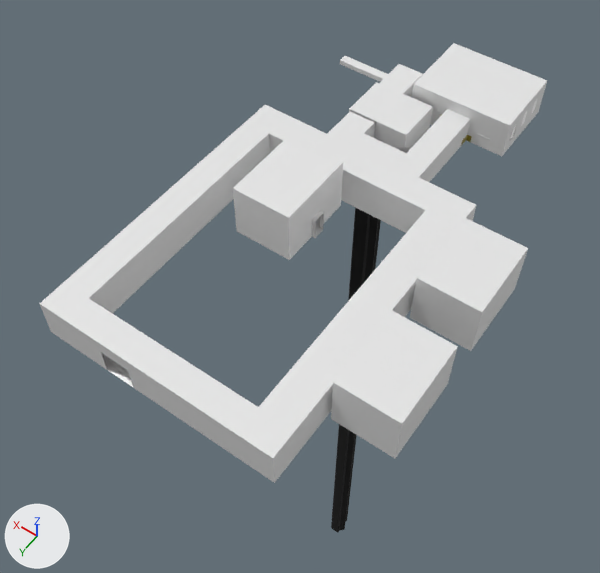
A saved change to the Blender file Assets/Art/Environment/Structures/Inside Prison/kidney room.blend.
Rendered twice from a camera (50 mm lens) standing at (-224.0, 428.0, 421.0) and looking at (62.0, 28.0, -208.0). The axes (+X, +Y, +Z) are drawn at lower left. The lights are the same throughout.

In view in the first picture: 'Floor', 'Hallway Loop', 'Roofs', 'Solitary Room', 'Solitary Room.001', 'Solitary Room.002', 'Walls'.
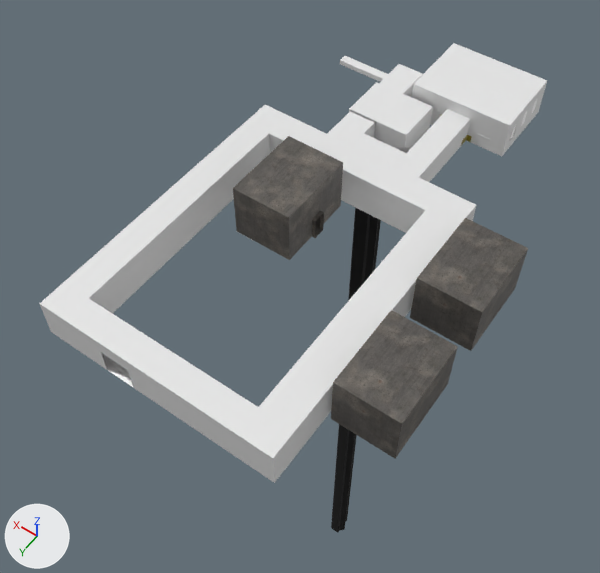
Edits to the scene script, one JSON object a line:
```json
{"op": "add", "block": "img_concrete044c_1k_jpg_color_jpg", "code": ["img_concrete044c_1k_jpg_color_jpg = load_image('Concrete044C_1K-JPG_Color.jpg', '../../../Materials/Concrete044C_1K-JPG/Concrete044C_1K-JPG_Color.jpg', 1024, 1024, 'sRGB')"]}
{"op": "remove", "block": "mat_material_001", "code": "mat_material_001.base_color = (0.8, 0.8, 0.8)  # white #e7e7e7"}
{"op": "add", "block": "mat_material_001", "code": "mat_material_001.texture = img_concrete044c_1k_jpg_color_jpg"}
```

Boxes [x1, y1, x2, y2] around the edits, measured in the pictures (600 x 573 px):
```json
{"object": "Solitary Room", "change": "surface changed", "before": [331, 310, 458, 458], "after": [331, 310, 458, 458], "on screen": "white to grey"}
{"object": "Solitary Room.001", "change": "surface changed", "before": [410, 218, 528, 351], "after": [410, 218, 528, 351], "on screen": "white to grey"}
{"object": "Solitary Room.002", "change": "surface changed", "before": [233, 136, 343, 260], "after": [233, 136, 343, 260], "on screen": "white to grey"}
```
